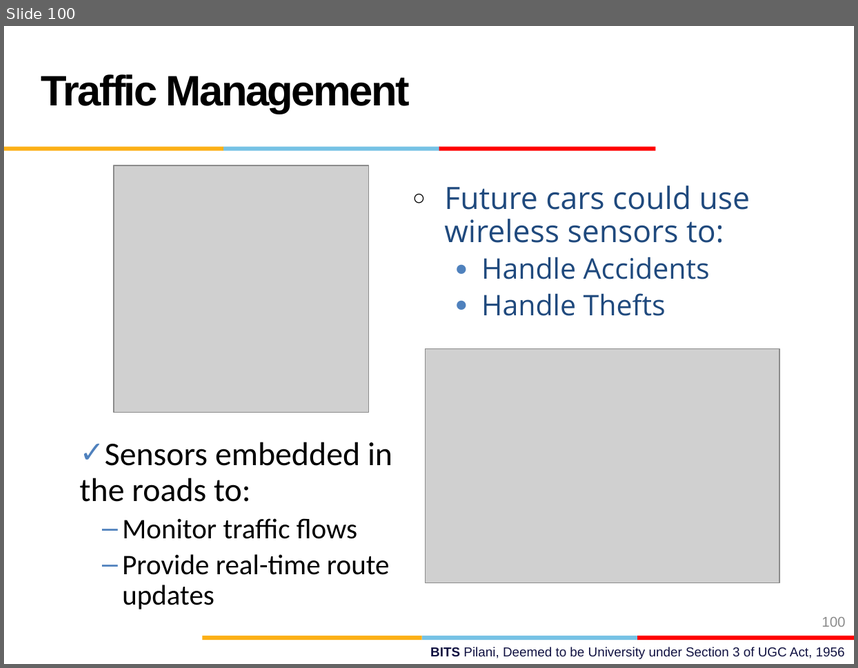
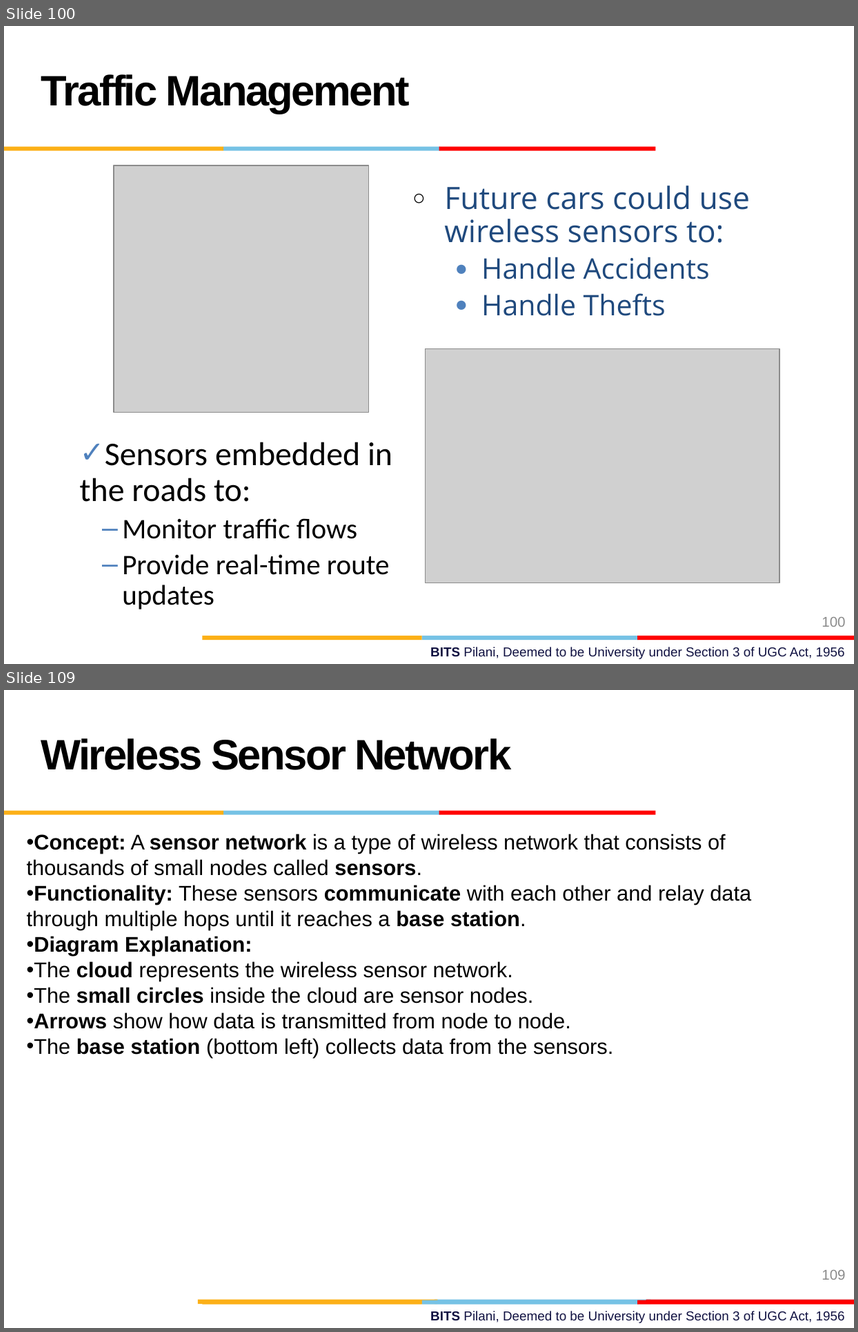
Before and after one commit to AbidKhan01ak/Mtech-7th-Sem, a slide deck: NEA/NEA.pptx. Shown one above the other, each under a label of ours: slide 100 before the commit, slides 100 and 109 after it; the slides between them are not shown. The pictures are 858x668 and 858x1332 pixels, drawn with LibreOffice and Linux fonts; fonts in the diff are those of the drawing; grey boxes stand for pictures; background and template pictures are left out. Boxes give left, top, right and bottom in pixels: in the first picture for what was removed or moved away, otherwise in the second. Text is boxed around its words. In the diff, an @@ line names an element or a change of style, - is before the commit and + after.

```diff
--- a/NEA/NEA.pptx
+++ b/NEA/NEA.pptx
@@ slide 109 added at (4, 690, 854, 1328), background #FFFFFF; not listed: 7 template elements that a slide beside it also shows @@
@@ text added at (41, 738, 512, 770), 36 pt, text #000000, bold @@
+Wireless Sensor Network
@@ text added at (27, 834, 751, 1058), 18 pt, text #000000 @@
+• Concept: A sensor network is a type of wireless network that consists of thousands of small nodes called sensors.
+• Functionality: These sensors communicate with each other and relay data through multiple hops until it reaches a base station.
+• Diagram Explanation:
+• The cloud represents the wireless sensor network.
+• The small circles inside the cloud are sensor nodes.
+• Arrows show how data is transmitted from node to node.
+• The base station (bottom left) collects data from the sensors.
@@ page number added at (822, 1270, 845, 1279), 12 pt, text #8C8C8C @@
+109
@@ rectangle added at (198, 1299, 437, 1303), fill #FCB017 @@
@@ rectangle added at (434, 1299, 651, 1303), fill #76C2E5 @@
@@ rectangle added at (646, 1299, 854, 1303), fill #E31C24 @@
```
Also in this commit, not shown: 1 slide changed, 75 other slides added.
